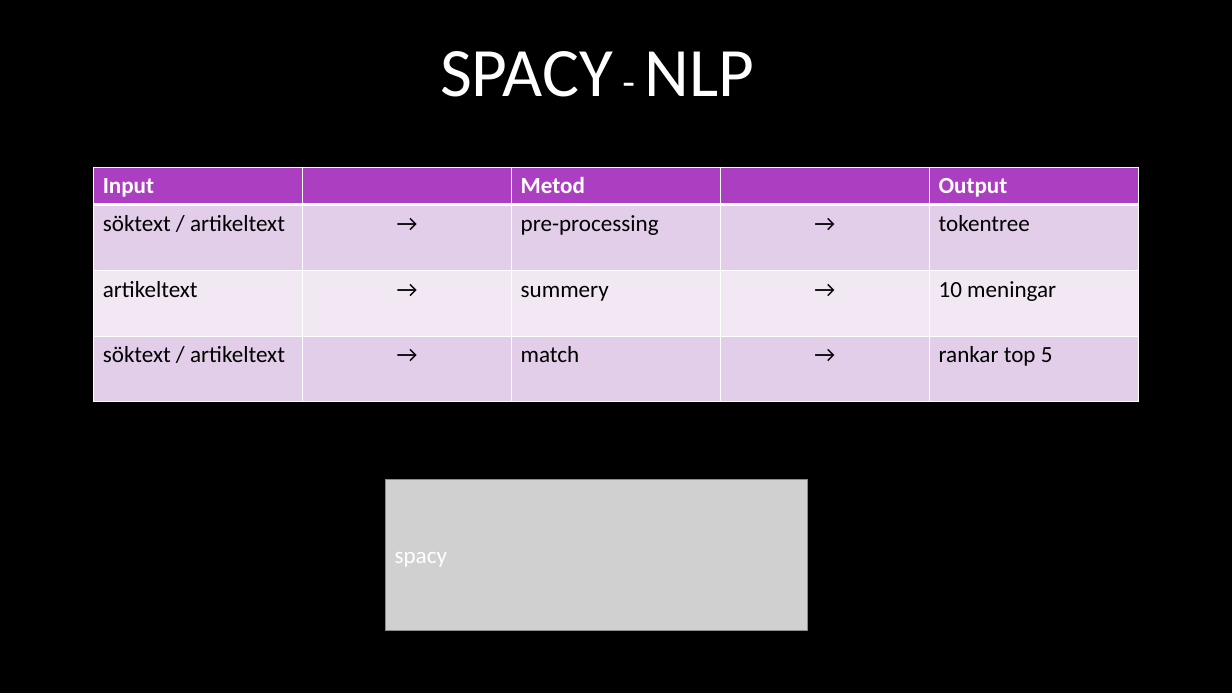
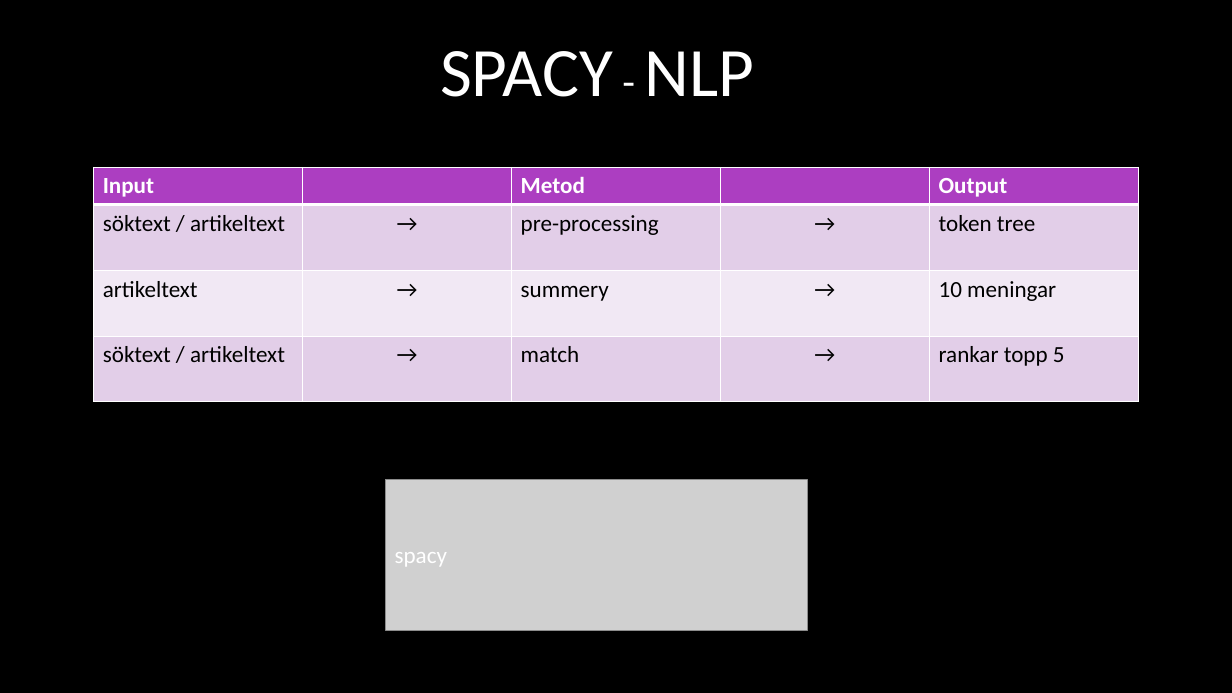
Before and after one commit to nextline501/Article-Finder, a slide deck: slide 4 of documentation/Grupp 3.pptx. Drawn at 1232x693 pixels with LibreOffice and Linux fonts; fonts in the diff are those of the drawing; grey boxes stand for pictures; background and template pictures are left out. Boxes give left, top, right and bottom in pixels: in the first picture for what was removed or moved away, otherwise in the second. Text is boxed around its words. In the diff, an @@ line names an element or a change of style, - is before the commit and + after.

```diff
--- a/documentation/Grupp 3.pptx
+++ b/documentation/Grupp 3.pptx
@@ table at box(93, 167, 1138, 398) @@
-row 2, column 5: tokentree
+row 2, column 5: token tree
-row 4, column 5: rankar top 5
+row 4, column 5: rankar topp 5
```
Also in this commit, not shown: 1 other slide changed.
